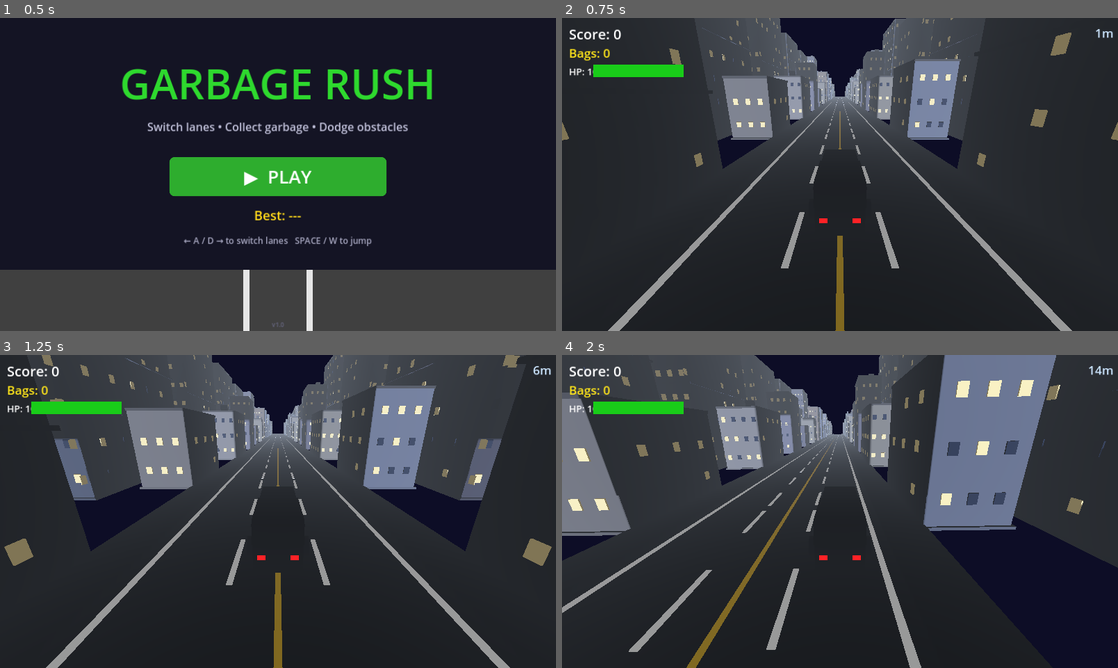
Above: before the commit, frames 1-4 (two rows, left to right).
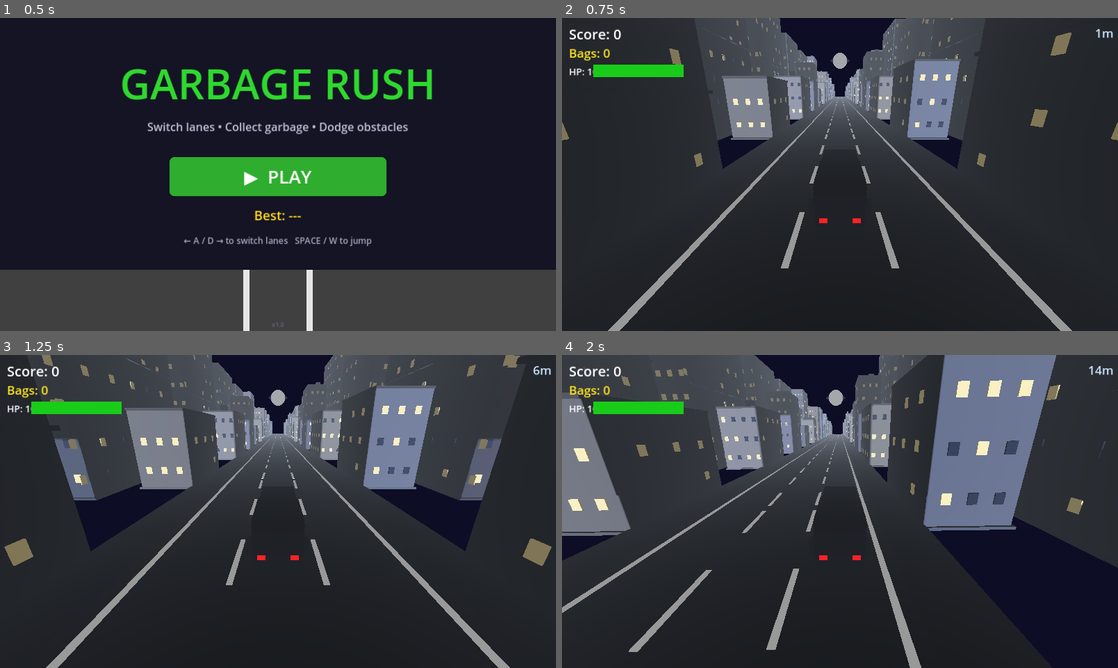
Above: after the commit, the same moments.

Repository: bhavyat81/runner
Game: Godot game, scene res://scenes/main_menu.tscn
The game is run twice, just before and just after one commit, with the same random seed, the same clock (stepped at 60 frames per second) and the same inputs.
Inputs (mouse positions are in pixels of both pictures, inside the frame that each line leads up to):
- Up to frame 1 (0.5 s): no input
- Up to frame 2 (0.75 s): click "▶ PLAY" at 0.5 s
- Up to frame 3 (1.25 s): no input
- Up to frame 4 (2 s): move the mouse to (962, 495) at 1.27 s; hold D (move_right) from 1.28 s (still down); click (962, 495) at 1.42 s; tap Space (jump) at 1.52 s

Frame 1 is identical in both runs. In frame 2, 0.5% of the frame differs, in the area x 48-52%, y 11-100%; in frame 3, 0.5%; in frame 4, 0.8%, in the area x 22-51%, y 11-100%.

Commit message:
Fix: garbage bags in green circles, funny items in red circles, revert obstacles to car/barrier/cone, fix moon position, remove yellow center line, bigger tick marks
Co-authored-by: bhavyat81 <233542359+bhavyat81@users.noreply.github.com>

Diff:
--- a/scripts/game.gd
+++ b/scripts/game.gd
@@ -39,7 +39,7 @@
 const BUILDING_X_NEAR: float = 9.0
 const BUILDING_X_FAR: float = 15.0
 const BUILDINGS_PER_SEGMENT: int = 2
-const MOON_POSITION := Vector3(0.0, 55.0, -150.0)
+const MOON_POSITION := Vector3(0.0, 30.0, -200.0)
 const OBSTACLE_TIMER_MIN_RANDOMNESS: float = 0.0
 const OBSTACLE_TIMER_MAX_RANDOMNESS: float = 0.8
 const HEALTH_GOOD_THRESHOLD: int = 60
--- a/scripts/garbage_marker.gd
+++ b/scripts/garbage_marker.gd
@@ -27,6 +27,7 @@
 const BAG_START_Y: float = 12.0
 const BAG_END_Y: float = 0.5
 const BAG_FALL_SPEED: float = 8.0
+const TICK_MARK_FONT_SIZE: int = 210
 
 func _ready() -> void:
 	collision_layer = 4
@@ -51,11 +52,31 @@
 	red_mat.transparency = BaseMaterial3D.TRANSPARENCY_ALPHA
 	marker_mesh.material_override = red_mat
 
-	# Garbage bag — hidden until the marker gets close to the truck
-	# Build as a realistic tied garbage bag: body + neck + knot
+	# Falling item — hidden until the marker gets close to the truck.
+	# Actual mesh is built in _build_item_mesh() after is_harmful is known.
 	garbage_bag.position.y = BAG_START_Y
 	garbage_bag.visible = false
 
+	# Collision zone
+	var cyl_shape := CylinderShape3D.new()
+	cyl_shape.radius = 1.4
+	cyl_shape.height = 0.8
+	collision_shape.shape = cyl_shape
+	collision_shape.position.y = 0.4
+
+# Build the falling item mesh that matches the marker type.
+# Called from setup() once is_harmful is known.
+func _build_item_mesh() -> void:
+	if not is_harmful:
+		_build_garbage_bag()
+	else:
+		var funny_type := randi() % 3
+		match funny_type:
+			0: _build_piano()
+			1: _build_tv()
+			2: _build_bed()
+
+func _build_garbage_bag() -> void:
 	var bag_mat := StandardMaterial3D.new()
 	bag_mat.albedo_color = GARBAGE_BAG_COLOR
 	bag_mat.roughness = 0.8
@@ -101,16 +122,147 @@
 	ear.rotation_degrees.z = 90.0
 	garbage_bag.add_child(ear)
 
-	# Collision zone
-	var cyl_shape := CylinderShape3D.new()
-	cyl_shape.radius = 1.4
-	cyl_shape.height = 0.8
-	collision_shape.shape = cyl_shape
-	collision_shape.position.y = 0.4
+func _build_piano() -> void:
+	# Grand piano body — large glossy black box
+	var body_mesh := BoxMesh.new()
+	body_mesh.size = Vector3(1.8, 0.8, 1.6)
+	garbage_bag.mesh = body_mesh
+
+	var body_mat := StandardMaterial3D.new()
+	body_mat.albedo_color = Color(0.05, 0.05, 0.05, 1.0)
+	body_mat.metallic = 0.5
+	body_mat.roughness = 0.2
+	garbage_bag.material_override = body_mat
+
+	# White keys strip along front
+	var keys_mesh := BoxMesh.new()
+	keys_mesh.size = Vector3(1.6, 0.07, 0.35)
+	var keys := MeshInstance3D.new()
+	keys.mesh = keys_mesh
+	var keys_mat := StandardMaterial3D.new()
+	keys_mat.albedo_color = Color(0.95, 0.95, 0.92, 1.0)
+	keys.material_override = keys_mat
+	keys.position = Vector3(0.0, 0.44, -0.6)
+	garbage_bag.add_child(keys)
+
+	# 3 legs
+	var leg_mat := StandardMaterial3D.new()
+	leg_mat.albedo_color = Color(0.05, 0.05, 0.05, 1.0)
+	for lp in [Vector3(-0.7, 0.0, -0.65), Vector3(0.7, 0.0, -0.65), Vector3(0.0, 0.0, 0.65)]:
+		var leg_cyl := CylinderMesh.new()
+		leg_cyl.top_radius = 0.06
+		leg_cyl.bottom_radius = 0.06
+		leg_cyl.height = 0.8
+		var leg := MeshInstance3D.new()
+		leg.mesh = leg_cyl
+		leg.material_override = leg_mat
+		leg.position = lp + Vector3(0.0, -0.8, 0.0)
+		garbage_bag.add_child(leg)
+
+func _build_tv() -> void:
+	# CRT television body
+	var tv_mesh := BoxMesh.new()
+	tv_mesh.size = Vector3(2.0, 1.5, 1.0)
+	garbage_bag.mesh = tv_mesh
+
+	var tv_mat := StandardMaterial3D.new()
+	tv_mat.albedo_color = Color(0.18, 0.17, 0.16, 1.0)
+	tv_mat.roughness = 0.6
+	garbage_bag.material_override = tv_mat
+
+	# Glowing blue screen
+	var screen_mesh := BoxMesh.new()
+	screen_mesh.size = Vector3(1.6, 1.1, 0.05)
+	var screen := MeshInstance3D.new()
+	screen.mesh = screen_mesh
+	var screen_mat := StandardMaterial3D.new()
+	screen_mat.albedo_color = Color(0.35, 0.55, 1.0, 1.0)
+	screen_mat.emission_enabled = true
+	screen_mat.emission = Color(0.2, 0.4, 1.0, 1.0)
+	screen_mat.emission_energy_multiplier = 2.0
+	screen_mat.shading_mode = BaseMaterial3D.SHADING_MODE_UNSHADED
+	screen.material_override = screen_mat
+	screen.position = Vector3(0.0, 0.0, -0.53)
+	garbage_bag.add_child(screen)
+
+	# Two antennas in a V shape
+	var ant_mat := StandardMaterial3D.new()
+	ant_mat.albedo_color = Color(0.5, 0.5, 0.5, 1.0)
+	ant_mat.metallic = 0.7
+	for i in range(2):
+		var ant_cyl := CylinderMesh.new()
+		ant_cyl.top_radius = 0.03
+		ant_cyl.bottom_radius = 0.05
+		ant_cyl.height = 1.2
+		var ant := MeshInstance3D.new()
+		ant.mesh = ant_cyl
+		ant.material_override = ant_mat
+		ant.position = Vector3((-0.35 if i == 0 else 0.35), 1.35, 0.25)
+		ant.rotation_degrees = Vector3(0.0, 0.0, (-22.0 if i == 0 else 22.0))
+		garbage_bag.add_child(ant)
+
+	# Stubby legs
+	var leg_mat := StandardMaterial3D.new()
+	leg_mat.albedo_color = Color(0.15, 0.14, 0.13, 1.0)
+	for lx in [-0.65, 0.65]:
+		var leg_mesh := BoxMesh.new()
+		leg_mesh.size = Vector3(0.25, 0.22, 0.35)
+		var leg := MeshInstance3D.new()
+		leg.mesh = leg_mesh
+		leg.material_override = leg_mat
+		leg.position = Vector3(lx, -0.86, 0.1)
+		garbage_bag.add_child(leg)
+
+func _build_bed() -> void:
+	# Mattress
+	var mattress_mesh := BoxMesh.new()
+	mattress_mesh.size = Vector3(1.8, 0.38, 2.2)
+	garbage_bag.mesh = mattress_mesh
+
+	var mattress_mat := StandardMaterial3D.new()
+	mattress_mat.albedo_color = Color(0.82, 0.88, 0.98, 1.0)
+	mattress_mat.roughness = 0.9
+	garbage_bag.material_override = mattress_mat
+
+	# Headboard
+	var hb_mesh := BoxMesh.new()
+	hb_mesh.size = Vector3(1.8, 1.1, 0.18)
+	var headboard := MeshInstance3D.new()
+	headboard.mesh = hb_mesh
+	var hb_mat := StandardMaterial3D.new()
+	hb_mat.albedo_color = Color(0.38, 0.22, 0.08, 1.0)
+	hb_mat.roughness = 0.7
+	headboard.material_override = hb_mat
+	headboard.position = Vector3(0.0, 0.65, 1.1)
+	garbage_bag.add_child(headboard)
+
+	# Pillow
+	var pillow_mesh := BoxMesh.new()
+	pillow_mesh.size = Vector3(0.75, 0.16, 0.45)
+	var pillow := MeshInstance3D.new()
+	pillow.mesh = pillow_mesh
+	var pillow_mat := StandardMaterial3D.new()
+	pillow_mat.albedo_color = Color(1.0, 0.97, 0.90, 1.0)
+	pillow_mat.roughness = 0.95
+	pillow.material_override = pillow_mat
+	pillow.position = Vector3(0.0, 0.28, 0.82)
+	garbage_bag.add_child(pillow)
+
+	# 4 short legs
+	var leg_mat := StandardMaterial3D.new()
+	leg_mat.albedo_color = Color(0.3, 0.18, 0.06, 1.0)
+	for lp in [Vector3(-0.8, 0.0, -1.0), Vector3(0.8, 0.0, -1.0), Vector3(-0.8, 0.0, 1.0), Vector3(0.8, 0.0, 1.0)]:
+		var leg_mesh := BoxMesh.new()
+		leg_mesh.size = Vector3(0.18, 0.38, 0.18)
+		var leg := MeshInstance3D.new()
+		leg.mesh = leg_mesh
+		leg.material_override = leg_mat
+		leg.position = lp + Vector3(0.0, -0.38, 0.0)
+		garbage_bag.add_child(leg)
 
 func _build_tick_mark() -> void:
 	tick_label = Label3D.new()
-	tick_label.font_size = 128
+	tick_label.font_size = TICK_MARK_FONT_SIZE
 	tick_label.position = Vector3(0.0, 2.4, 0.0)
 	tick_label.visible = false
 	tick_label.billboard = BaseMaterial3D.BILLBOARD_ENABLED
@@ -122,7 +274,9 @@
 	position.x = LANE_X[lane]
 	# Decide randomly whether this garbage is harmful
 	is_harmful = randf() < HARMFUL_CHANCE
-	# Configure tick mark appearance now that is_harmful is known
+	# Build the falling item mesh now that is_harmful is known
+	_build_item_mesh()
+	# Configure tick mark appearance
 	if tick_label:
 		if is_harmful:
 			tick_label.text = "✗"
--- a/scripts/obstacle.gd
+++ b/scripts/obstacle.gd
@@ -19,11 +19,11 @@
 	var obstacle_type := randi() % 3
 	match obstacle_type:
 		0:
-			_build_piano(color)
+			_build_car(color)
 		1:
-			_build_tv(color)
+			_build_barrier(color)
 		2:
-			_build_bed(color)
+			_build_cone(color)
 
 	# Collision shape covers all types
 	var shape := BoxShape3D.new()
@@ -31,186 +31,129 @@
 	collision_shape.shape = shape
 	collision_shape.position.y = 0.9
 
-func _build_piano(color: Color) -> void:
-	# Grand piano body — large glossy black box
+func _build_car(color: Color) -> void:
+	# Car body — low wide box
 	var body_mesh := BoxMesh.new()
-	body_mesh.size = Vector3(2.4, 1.0, 2.2)
+	body_mesh.size = Vector3(2.2, 0.8, 4.0)
 	mesh_instance.mesh = body_mesh
+	mesh_instance.position.y = 0.6
+
+	var body_mat := StandardMaterial3D.new()
+	body_mat.albedo_color = color
+	body_mat.roughness = 0.4
+	body_mat.metallic = 0.3
+	mesh_instance.material_override = body_mat
+
+	# Car cabin/roof on top
+	var roof_mesh := BoxMesh.new()
+	roof_mesh.size = Vector3(1.8, 0.6, 2.0)
+	var roof := MeshInstance3D.new()
+	roof.mesh = roof_mesh
+	var roof_mat := StandardMaterial3D.new()
+	roof_mat.albedo_color = color.darkened(0.2)
+	roof_mat.roughness = 0.4
+	roof_mat.metallic = 0.3
+	roof.material_override = roof_mat
+	roof.position = Vector3(0.0, 1.1, 0.0)
+	add_child(roof)
+
+	# Windows (dark tinted glass on sides)
+	var win_mat := StandardMaterial3D.new()
+	win_mat.albedo_color = Color(0.2, 0.3, 0.4, 0.7)
+	win_mat.transparency = BaseMaterial3D.TRANSPARENCY_ALPHA
+	win_mat.roughness = 0.1
+	win_mat.metallic = 0.5
+	for wx in [-0.91, 0.91]:
+		var win_mesh := BoxMesh.new()
+		win_mesh.size = Vector3(0.05, 0.45, 1.7)
+		var win := MeshInstance3D.new()
+		win.mesh = win_mesh
+		win.material_override = win_mat
+		win.position = Vector3(wx, 1.08, 0.0)
+		add_child(win)
+
+	# 4 wheels (dark cylinders lying on their side)
+	var wheel_mat := StandardMaterial3D.new()
+	wheel_mat.albedo_color = Color(0.1, 0.1, 0.1, 1.0)
+	wheel_mat.roughness = 0.9
+	for wpos in [Vector3(-1.2, 0.3, -1.4), Vector3(1.2, 0.3, -1.4), Vector3(-1.2, 0.3, 1.4), Vector3(1.2, 0.3, 1.4)]:
+		var w_mesh := CylinderMesh.new()
+		w_mesh.top_radius = 0.3
+		w_mesh.bottom_radius = 0.3
+		w_mesh.height = 0.22
+		var w := MeshInstance3D.new()
+		w.mesh = w_mesh
+		w.material_override = wheel_mat
+		w.position = wpos
+		w.rotation_degrees.z = 90.0
+		add_child(w)
+
+func _build_barrier(color: Color) -> void:
+	# Jersey barrier — tall concrete block, narrow at top, wide at base
+	var barrier_mesh := BoxMesh.new()
+	barrier_mesh.size = Vector3(0.8, 1.2, 3.0)
+	mesh_instance.mesh = barrier_mesh
+	mesh_instance.position.y = 0.6
+
+	var mat := StandardMaterial3D.new()
+	mat.albedo_color = Color(0.75, 0.73, 0.70, 1.0)
+	mat.roughness = 0.9
+	mesh_instance.material_override = mat
+
+	# Reflective stripe near the top
+	var stripe_mesh := BoxMesh.new()
+	stripe_mesh.size = Vector3(0.82, 0.1, 3.02)
+	var stripe := MeshInstance3D.new()
+	stripe.mesh = stripe_mesh
+	var stripe_mat := StandardMaterial3D.new()
+	stripe_mat.albedo_color = color
+	stripe_mat.emission_enabled = true
+	stripe_mat.emission = color
+	stripe_mat.emission_energy_multiplier = 0.8
+	stripe.material_override = stripe_mat
+	stripe.position = Vector3(0.0, 0.95, 0.0)
+	add_child(stripe)
+
+func _build_cone(color: Color) -> void:
+	# Traffic cone — orange cylinder tapering to point
+	var cone_mesh := CylinderMesh.new()
+	cone_mesh.top_radius = 0.05
+	cone_mesh.bottom_radius = 0.35
+	cone_mesh.height = 1.0
+	mesh_instance.mesh = cone_mesh
 	mesh_instance.position.y = 0.5
 
-	var body_mat := StandardMaterial3D.new()
-	body_mat.albedo_color = Color(0.05, 0.05, 0.05, 1.0)
-	body_mat.metallic = 0.6
-	body_mat.roughness = 0.2
-	body_mat.emission_enabled = true
-	body_mat.emission = color * 0.3
-	body_mat.emission_energy_multiplier = 0.4
-	mesh_instance.material_override = body_mat
+	var cone_mat := StandardMaterial3D.new()
+	cone_mat.albedo_color = Color(0.95, 0.4, 0.05, 1.0)
+	cone_mat.roughness = 0.7
+	mesh_instance.material_override = cone_mat
 
-	# Lid (raised at slight angle on top)
-	var lid_mesh := BoxMesh.new()
-	lid_mesh.size = Vector3(2.4, 0.06, 2.2)
-	var lid := MeshInstance3D.new()
-	lid.mesh = lid_mesh
-	lid.material_override = body_mat
-	lid.position = Vector3(0.0, 1.05, 0.0)
-	lid.rotation_degrees.x = -12.0
-	add_child(lid)
+	# White reflective band around lower portion
+	var band_mesh := CylinderMesh.new()
+	band_mesh.top_radius = 0.25
+	band_mesh.bottom_radius = 0.32
+	band_mesh.height = 0.18
+	var band := MeshInstance3D.new()
+	band.mesh = band_mesh
+	var band_mat := StandardMaterial3D.new()
+	band_mat.albedo_color = Color(1.0, 1.0, 1.0, 1.0)
+	band_mat.emission_enabled = true
+	band_mat.emission = color
+	band_mat.emission_energy_multiplier = 0.5
+	band.material_override = band_mat
+	band.position = Vector3(0.0, 0.18, 0.0)
+	add_child(band)
 
-	# White piano keys strip (front of top surface)
-	var keys_white_mesh := BoxMesh.new()
-	keys_white_mesh.size = Vector3(2.2, 0.07, 0.45)
-	var keys_white := MeshInstance3D.new()
-	keys_white.mesh = keys_white_mesh
-	var keys_white_mat := StandardMaterial3D.new()
-	keys_white_mat.albedo_color = Color(0.95, 0.95, 0.92, 1.0)
-	keys_white_mat.emission_enabled = true
-	keys_white_mat.emission = Color(1.0, 1.0, 0.9, 1.0)
-	keys_white_mat.emission_energy_multiplier = 0.3
-	keys_white.material_override = keys_white_mat
-	keys_white.position = Vector3(0.0, 1.03, -0.75)
-	add_child(keys_white)
-
-	# Black piano keys on top of white strip (5 raised thin black bars)
-	var black_key_mat := StandardMaterial3D.new()
-	black_key_mat.albedo_color = Color(0.05, 0.05, 0.05, 1.0)
-	for i in range(5):
-		var bk_mesh := BoxMesh.new()
-		bk_mesh.size = Vector3(0.12, 0.09, 0.27)
-		var bk := MeshInstance3D.new()
-		bk.mesh = bk_mesh
-		bk.material_override = black_key_mat
-		bk.position = Vector3(-1.0 + i * 0.5, 1.07, -0.70)
-		add_child(bk)
-
-	# 3 legs (thin cylinders at front-left, front-right, back-centre)
-	var leg_mat := StandardMaterial3D.new()
-	leg_mat.albedo_color = Color(0.05, 0.05, 0.05, 1.0)
-	leg_mat.metallic = 0.5
-	for leg_pos in [Vector3(-0.9, 0.0, -0.85), Vector3(0.9, 0.0, -0.85), Vector3(0.0, 0.0, 0.85)]:
-		var leg_cyl := CylinderMesh.new()
-		leg_cyl.top_radius = 0.07
-		leg_cyl.bottom_radius = 0.07
-		leg_cyl.height = 1.0
-		var leg := MeshInstance3D.new()
-		leg.mesh = leg_cyl
-		leg.material_override = leg_mat
-		leg.position = leg_pos + Vector3(0.0, 0.5, 0.0)
-		add_child(leg)
-
-func _build_tv(color: Color) -> void:
-	# CRT television body — large boxy shape
-	var tv_mesh := BoxMesh.new()
-	tv_mesh.size = Vector3(2.6, 1.8, 1.2)
-	mesh_instance.mesh = tv_mesh
-	mesh_instance.position.y = 0.9
-
-	var tv_mat := StandardMaterial3D.new()
-	tv_mat.albedo_color = Color(0.18, 0.17, 0.16, 1.0)
-	tv_mat.roughness = 0.6
-	mesh_instance.material_override = tv_mat
-
-	# Glowing screen face — tinted with the accent color
-	var screen_mesh := BoxMesh.new()
-	screen_mesh.size = Vector3(2.1, 1.4, 0.05)
-	var screen := MeshInstance3D.new()
-	screen.mesh = screen_mesh
-	var screen_mat := StandardMaterial3D.new()
-	screen_mat.albedo_color = Color(0.35, 0.55, 1.0, 1.0).lerp(color, 0.35)
-	screen_mat.emission_enabled = true
-	screen_mat.emission = Color(0.2, 0.4, 1.0, 1.0).lerp(color, 0.3)
-	screen_mat.emission_energy_multiplier = 2.0
-	screen_mat.shading_mode = BaseMaterial3D.SHADING_MODE_UNSHADED
-	screen.material_override = screen_mat
-	screen.position = Vector3(0.0, 0.9, -0.63)
-	add_child(screen)
-
-	# Two antennas in a V shape at the top
-	var ant_mat := StandardMaterial3D.new()
-	ant_mat.albedo_color = Color(0.5, 0.5, 0.5, 1.0)
-	ant_mat.metallic = 0.7
-	var ant_angles := [Vector3(0.0, 0.0, -25.0), Vector3(0.0, 0.0, 25.0)]
-	var ant_offsets := [Vector3(-0.4, 0.0, 0.0), Vector3(0.4, 0.0, 0.0)]
-	for i in range(2):
-		var ant_cyl := CylinderMesh.new()
-		ant_cyl.top_radius = 0.03
-		ant_cyl.bottom_radius = 0.05
-		ant_cyl.height = 1.4
-		var ant := MeshInstance3D.new()
-		ant.mesh = ant_cyl
-		ant.material_override = ant_mat
-		ant.position = ant_offsets[i] + Vector3(0.0, 1.8 + 0.7, 0.3)
-		ant.rotation_degrees = ant_angles[i]
-		add_child(ant)
-
-	# Stubby legs (2 small boxes at bottom)
-	var leg_mat := StandardMaterial3D.new()
-	leg_mat.albedo_color = Color(0.15, 0.14, 0.13, 1.0)
-	for lx in [-0.8, 0.8]:
-		var leg_mesh := BoxMesh.new()
-		leg_mesh.size = Vector3(0.3, 0.25, 0.4)
-		var leg := MeshInstance3D.new()
-		leg.mesh = leg_mesh
-		leg.material_override = leg_mat
-		leg.position = Vector3(lx, 0.12, 0.2)
-		add_child(leg)
-
-func _build_bed(color: Color) -> void:
-	# Mattress — wide flat box
-	var mattress_mesh := BoxMesh.new()
-	mattress_mesh.size = Vector3(2.4, 0.45, 2.8)
-	mesh_instance.mesh = mattress_mesh
-	mesh_instance.position.y = 0.45
-
-	var mattress_mat := StandardMaterial3D.new()
-	mattress_mat.albedo_color = Color(0.82, 0.88, 0.98, 1.0).lerp(color, 0.2)
-	mattress_mat.roughness = 0.9
-	mesh_instance.material_override = mattress_mat
-
-	# Headboard — tall thin box at the back end
-	var hb_mesh := BoxMesh.new()
-	hb_mesh.size = Vector3(2.4, 1.4, 0.2)
-	var headboard := MeshInstance3D.new()
-	headboard.mesh = hb_mesh
-	var hb_mat := StandardMaterial3D.new()
-	hb_mat.albedo_color = Color(0.38, 0.22, 0.08, 1.0)
-	hb_mat.roughness = 0.7
-	headboard.material_override = hb_mat
-	headboard.position = Vector3(0.0, 0.85, 1.4)
-	add_child(headboard)
-
-	# Footboard — shorter thin box at the front end
-	var fb_mesh := BoxMesh.new()
-	fb_mesh.size = Vector3(2.4, 0.6, 0.2)
-	var footboard := MeshInstance3D.new()
-	footboard.mesh = fb_mesh
-	footboard.material_override = hb_mat
-	footboard.position = Vector3(0.0, 0.5, -1.4)
-	add_child(footboard)
-
-	# Pillow — small rounded box near headboard
-	var pillow_mesh := BoxMesh.new()
-	pillow_mesh.size = Vector3(0.9, 0.18, 0.55)
-	var pillow := MeshInstance3D.new()
-	pillow.mesh = pillow_mesh
-	var pillow_mat := StandardMaterial3D.new()
-	pillow_mat.albedo_color = Color(1.0, 0.97, 0.90, 1.0)
-	pillow_mat.roughness = 0.95
-	pillow.material_override = pillow_mat
-	pillow.position = Vector3(0.0, 0.72, 1.05)
-	add_child(pillow)
-
-	# 4 short legs at corners
-	var leg_mat := StandardMaterial3D.new()
-	leg_mat.albedo_color = Color(0.3, 0.18, 0.06, 1.0)
-	for lp in [Vector3(-1.05, 0.0, -1.25), Vector3(1.05, 0.0, -1.25), Vector3(-1.05, 0.0, 1.25), Vector3(1.05, 0.0, 1.25)]:
-		var leg_mesh := BoxMesh.new()
-		leg_mesh.size = Vector3(0.22, 0.45, 0.22)
-		var leg := MeshInstance3D.new()
-		leg.mesh = leg_mesh
-		leg.material_override = leg_mat
-		leg.position = lp + Vector3(0.0, 0.22, 0.0)
-		add_child(leg)
+	# Flat base plate
+	var base_mesh := CylinderMesh.new()
+	base_mesh.top_radius = 0.45
+	base_mesh.bottom_radius = 0.45
+	base_mesh.height = 0.08
+	var base := MeshInstance3D.new()
+	base.mesh = base_mesh
+	base.material_override = cone_mat
+	base.position = Vector3(0.0, 0.04, 0.0)
+	add_child(base)
 
 func _on_body_entered(body: Node3D) -> void:
 	if body.is_in_group("truck"):
--- a/scripts/road_segment.gd
+++ b/scripts/road_segment.gd
@@ -22,7 +22,6 @@
 func _ready() -> void:
 	_build_road()
 	_build_dashed_lane_lines()
-	_build_center_line()
 	_build_edge_lines()
 	_build_curbs()
 	_build_footpaths()
@@ -60,22 +59,6 @@
 			dash.position = Vector3(x, 0.06, z)
 			add_child(dash)
 			z += period
-
-# --- Solid yellow center line at X = 0 ---
-func _build_center_line() -> void:
-	var mat := StandardMaterial3D.new()
-	mat.albedo_color = Color(1.0, 0.85, 0.0, 1.0)
-	mat.emission_enabled = true
-	mat.emission = Color(1.0, 0.8, 0.0, 1.0)
-	mat.emission_energy_multiplier = 0.5
-
-	var line := MeshInstance3D.new()
-	var mesh := BoxMesh.new()
-	mesh.size = Vector3(0.18, 0.02, SEGMENT_LENGTH)
-	line.mesh = mesh
-	line.material_override = mat
-	line.position = Vector3(0.0, 0.06, 0.0)
-	add_child(line)
 
 # --- Solid white edge lines at X = ±4.5 ---
 func _build_edge_lines() -> void:
